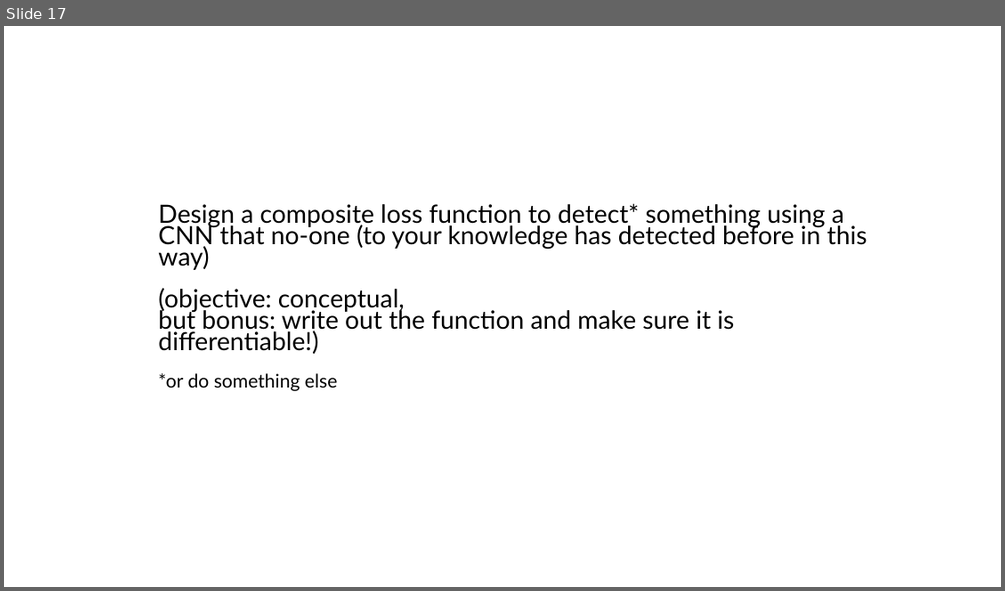
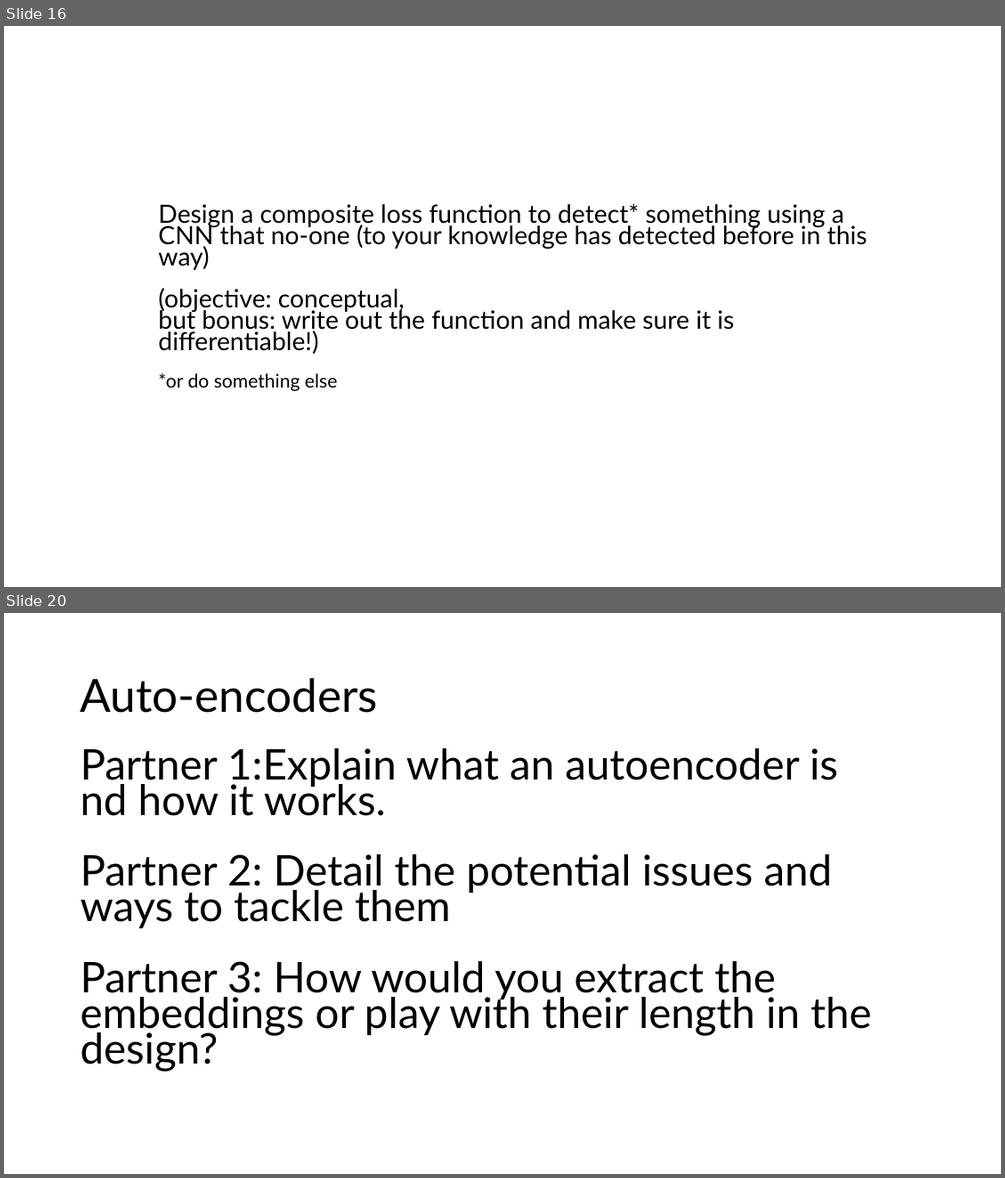
Before and after one commit to Better-Planet-Laboratory/ai4good, a slide deck: resources/ai4good group discussion points.pptx. Shown one above the other, each under a label of ours: slide 17 before the commit, slides 16 and 20 after it; the slides between them are not shown. The pictures are 1005x591 and 1005x1178 pixels, drawn with LibreOffice and Linux fonts; fonts in the diff are those of the drawing. Boxes give left, top, right and bottom in pixels: in the first picture for what was removed or moved away, otherwise in the second. Text is boxed around its words. In the diff, an @@ line names an element or a change of style, - is before the commit and + after.

```diff
--- a/resources/ai4good group discussion points.pptx
+++ b/resources/ai4good group discussion points.pptx
@@ slide 20 added at bbox=[4, 613, 1001, 1174], background #FFFFFF @@
@@ title added at bbox=[80, 678, 378, 713], 44 pt, text #000000 @@
+Auto-encoders
@@ text added at bbox=[81, 748, 872, 1071], 40.7 pt, text #000000 @@
+Partner 1:Explain what an autoencoder is nd how it works.
+Partner 2: Detail the potential issues and ways to tackle them
+Partner 3: How would you extract the embeddings or play with their length in the design?
@@ what was slide 17 is now slide 16 @@
```
Also in this commit, not shown: 1 slide changed, 17 other slides added, 1 slide removed, 1 other file.
